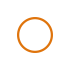
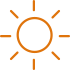
Comparing the layer stacks of the two 70 × 70 images. Changes:
hid "00" over (x1=17, y1=17, x2=53, y2=53)
showed "01d" over (x1=0, y1=0, x2=70, y2=70)
